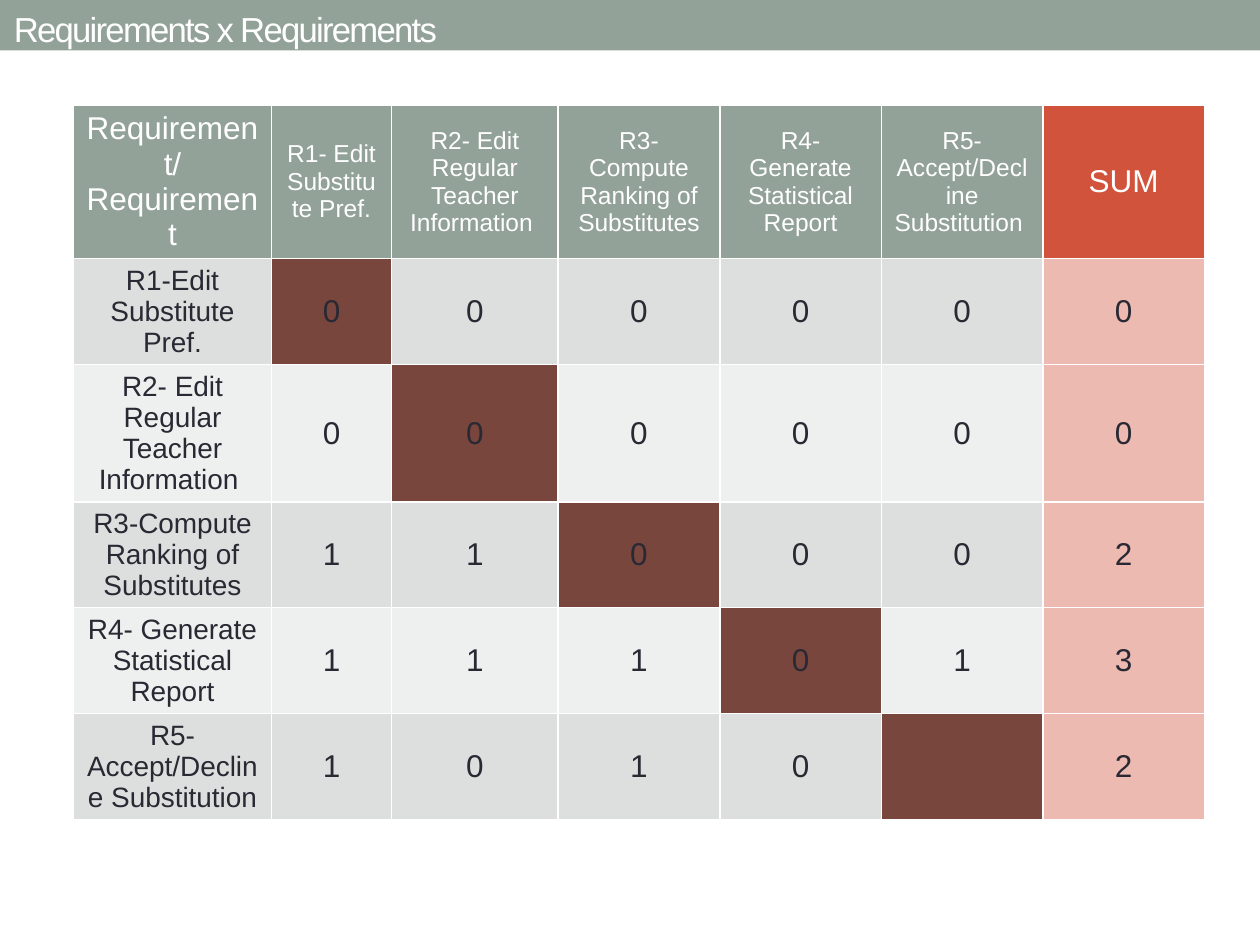
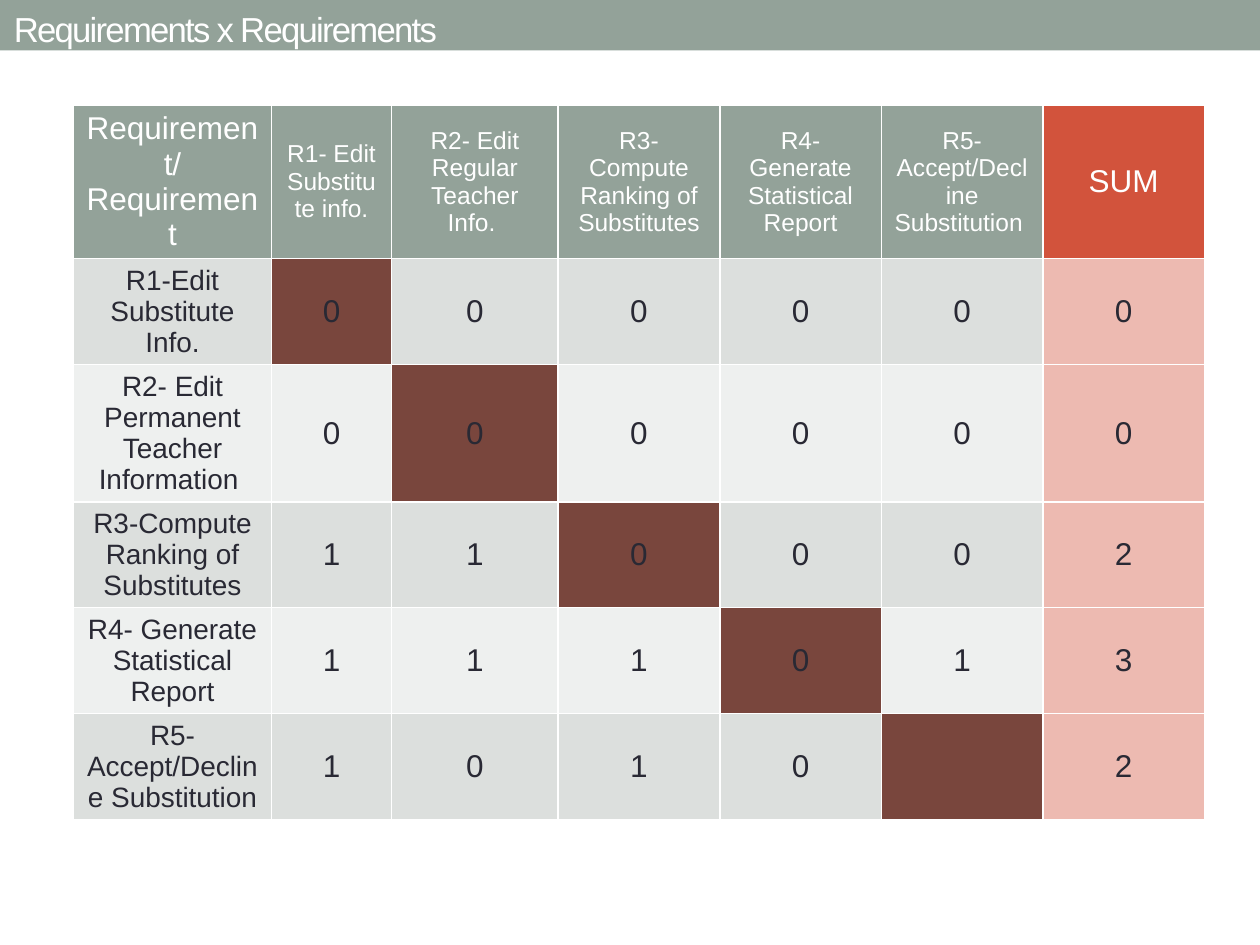
Before and after one commit to christianadriano/ReqEngResearch, a slide deck: slide 12 of Paper_TraceabilityBasedPrioritization/Writing/ProposalsToContinue.pptx. Drawn at 1260x945 pixels with LibreOffice and Linux fonts; fonts in the diff are those of the drawing. Boxes give left, top, right and bottom in pixels: in the first picture for what was removed or moved away, otherwise in the second. Text is boxed around its words. In the diff, an @@ line names an element or a change of style, - is before the commit and + after.

```diff
--- a/Paper_TraceabilityBasedPrioritization/Writing/ProposalsToContinue.pptx
+++ b/Paper_TraceabilityBasedPrioritization/Writing/ProposalsToContinue.pptx
@@ table at box(73, 105, 1202, 869) @@
-row 1, column 2: R1- Edit Substitute Pref.
+row 1, column 2: R1- Edit Substitute info.
-row 1, column 3: R2- Edit Regular Teacher Information
+row 1, column 3: R2- Edit Regular Teacher Info.
-row 2, column 1: R1-Edit Substitute Pref.
+row 2, column 1: R1-Edit Substitute Info.
-row 3, column 1: R2- Edit Regular Teacher Information
+row 3, column 1: R2- Edit Permanent Teacher Information
```
Also in this commit, not shown: 4 other slides changed, 6 other files.
